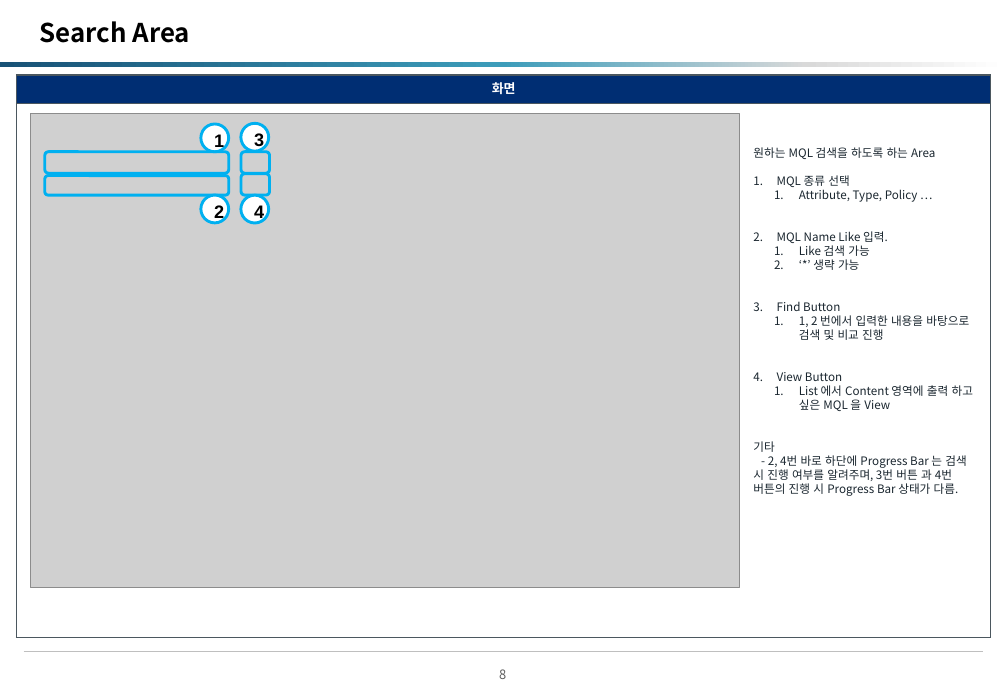
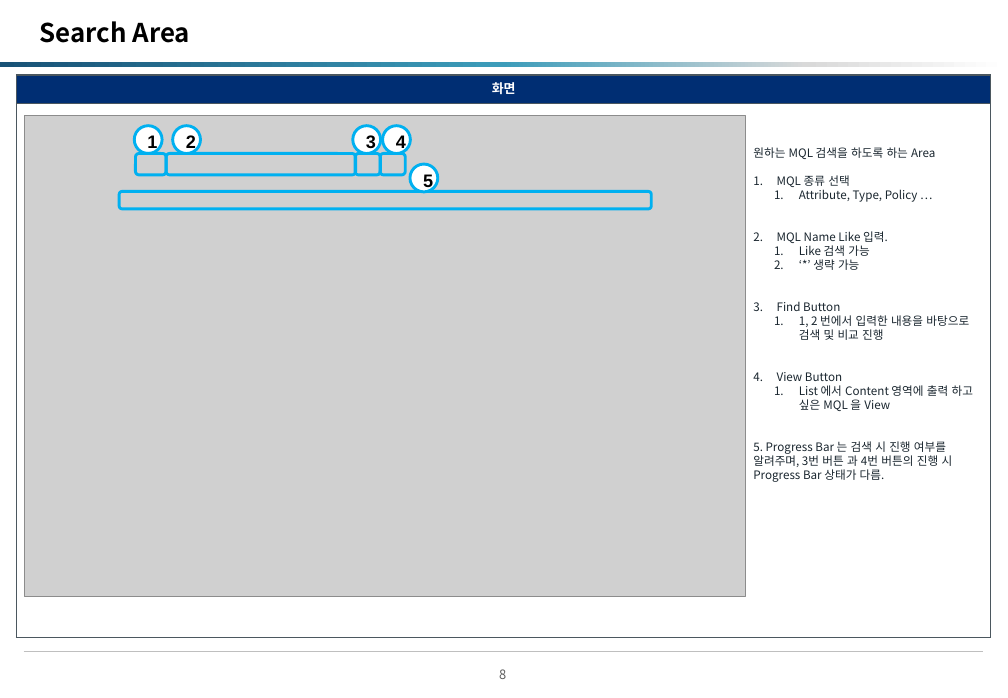
Before and after one commit to okskblug/sols, a slide deck: slide 9 of 2. MQL Viewer - README.pptx. Drawn at 1008x698 pixels with LibreOffice and Linux fonts; fonts in the diff are those of the drawing; grey boxes stand for pictures; background and template pictures are left out. Boxes give left, top, right and bottom in pixels: in the first picture for what was removed or moved away, otherwise in the second. Text is boxed around its words. In the diff, an @@ line names an element or a change of style, - is before the commit and + after.

```diff
--- a/2. MQL Viewer - README.pptx
+++ b/2. MQL Viewer - README.pptx
@@ picture: place and size @@
-picture at box(31, 114, 740, 587)
+picture at box(24, 115, 746, 597)
@@ ellipse "1": place and size @@
-ellipse "1" at box(201, 124, 229, 152)
+ellipse "1" at box(134, 126, 162, 154)
@@ ellipse "2": place and size @@
-ellipse "2" at box(201, 195, 229, 223)
+ellipse "2" at box(173, 126, 201, 154)
@@ ellipse "3": place and size @@
-ellipse "3" at box(241, 123, 269, 151)
+ellipse "3" at box(353, 126, 381, 154)
@@ ellipse "4": place and size @@
-ellipse "4" at box(241, 195, 269, 223)
+ellipse "4" at box(383, 126, 410, 154)
@@ rounded rectangle: place and size @@
-rounded rectangle at box(45, 152, 229, 173)
+rounded rectangle at box(136, 154, 167, 175)
@@ rounded rectangle: place and size @@
-rounded rectangle at box(45, 176, 229, 195)
+rounded rectangle at box(167, 154, 356, 175)
@@ rounded rectangle: place and size @@
-rounded rectangle at box(241, 152, 270, 173)
+rounded rectangle at box(356, 154, 381, 175)
@@ rounded rectangle: place and size @@
-rounded rectangle at box(241, 174, 270, 195)
+rounded rectangle at box(380, 154, 405, 175)
@@ ellipse added at box(410, 164, 438, 192), fill #FFFFFF, outline #00B0F0 2.25 pt, 14 pt, text #000000, bold @@
+5
@@ rounded rectangle added at box(119, 192, 652, 209), outline #00B0F0 2.25 pt @@
@@ text at box(753, 441, 953, 482): text changed @@
-기타
-- 2, 4번 바로 하단에 Progress Bar 는 검색 시 진행 여부를 알려주며, 3번 버튼 과 4번 버튼의 진행 시 Progress Bar 상태가 다름.
+5. Progress Bar 는 검색 시 진행 여부를 알려주며, 3번 버튼 과 4번 버튼의 진행 시 Progress Bar 상태가 다름.
```
Also in this commit, not shown: 7 other slides changed, 1 other file.
